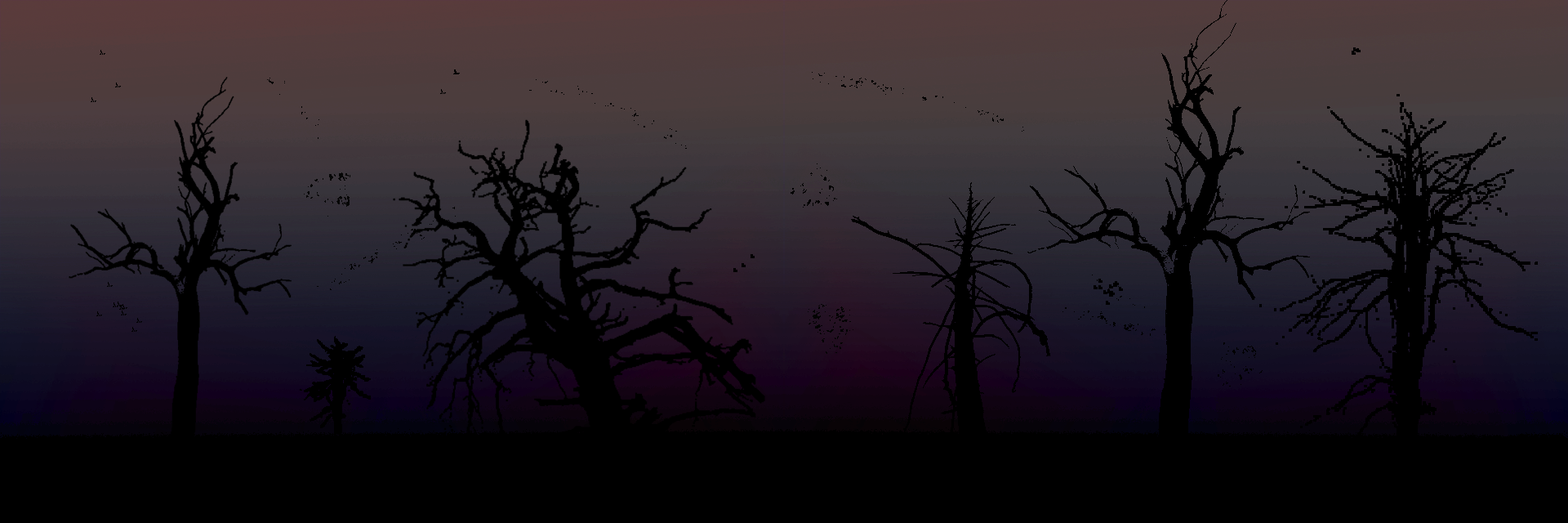
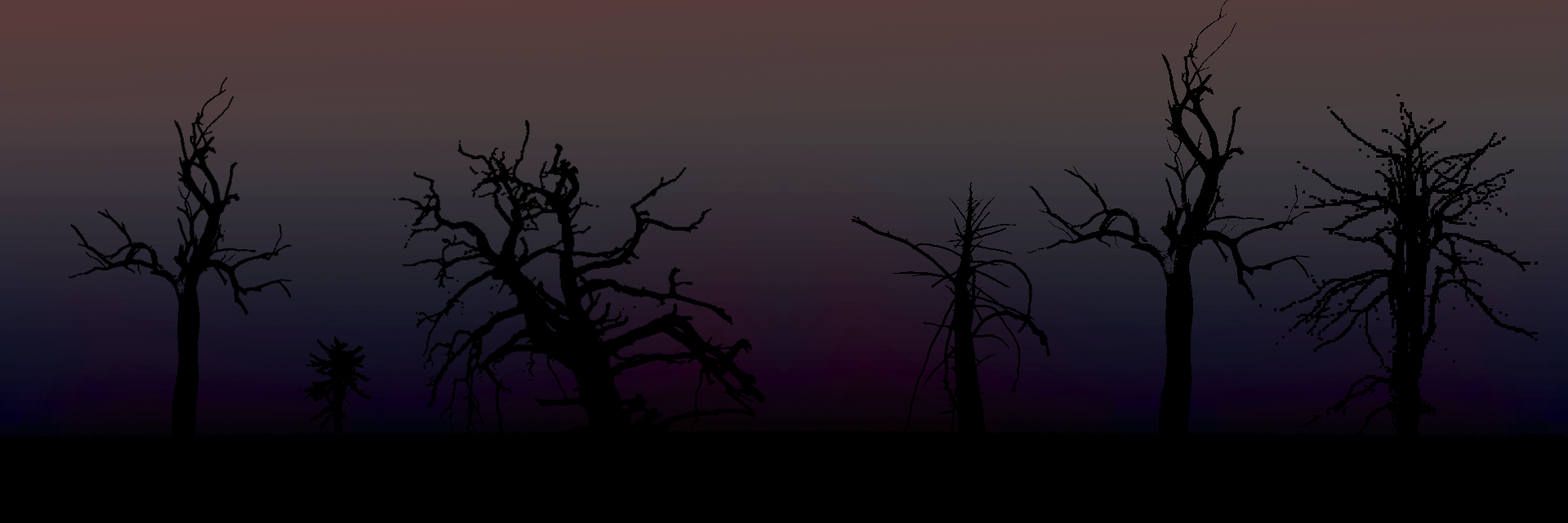
Layered file, before and after one edit (w=1568, h=523). Changes by layer:
renamed "Layer 6" to "Debries", hid it, painted on it over [90, 47, 1361, 387]
painted on "Trees" over [267, 71, 1156, 336]
